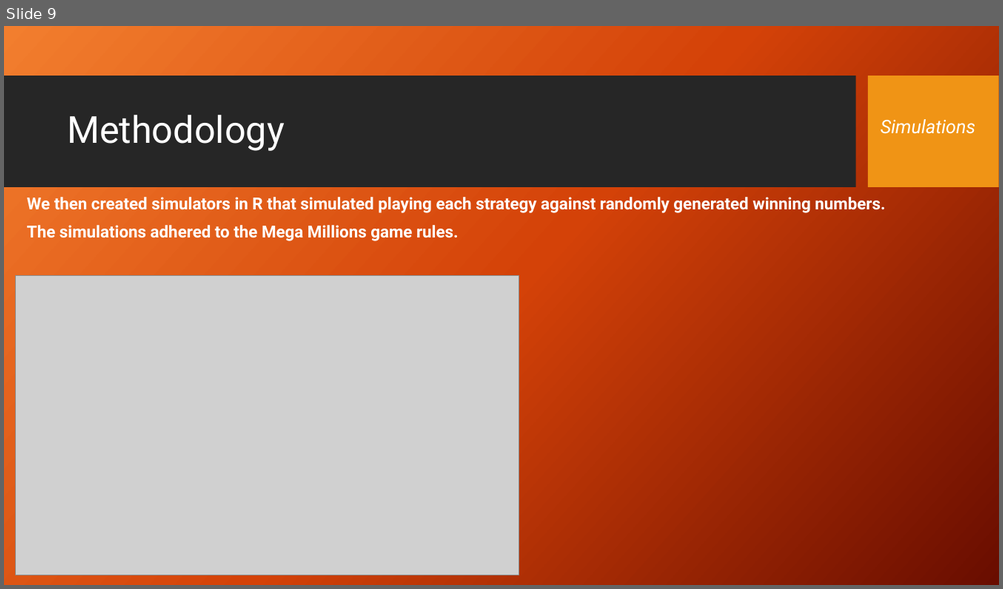
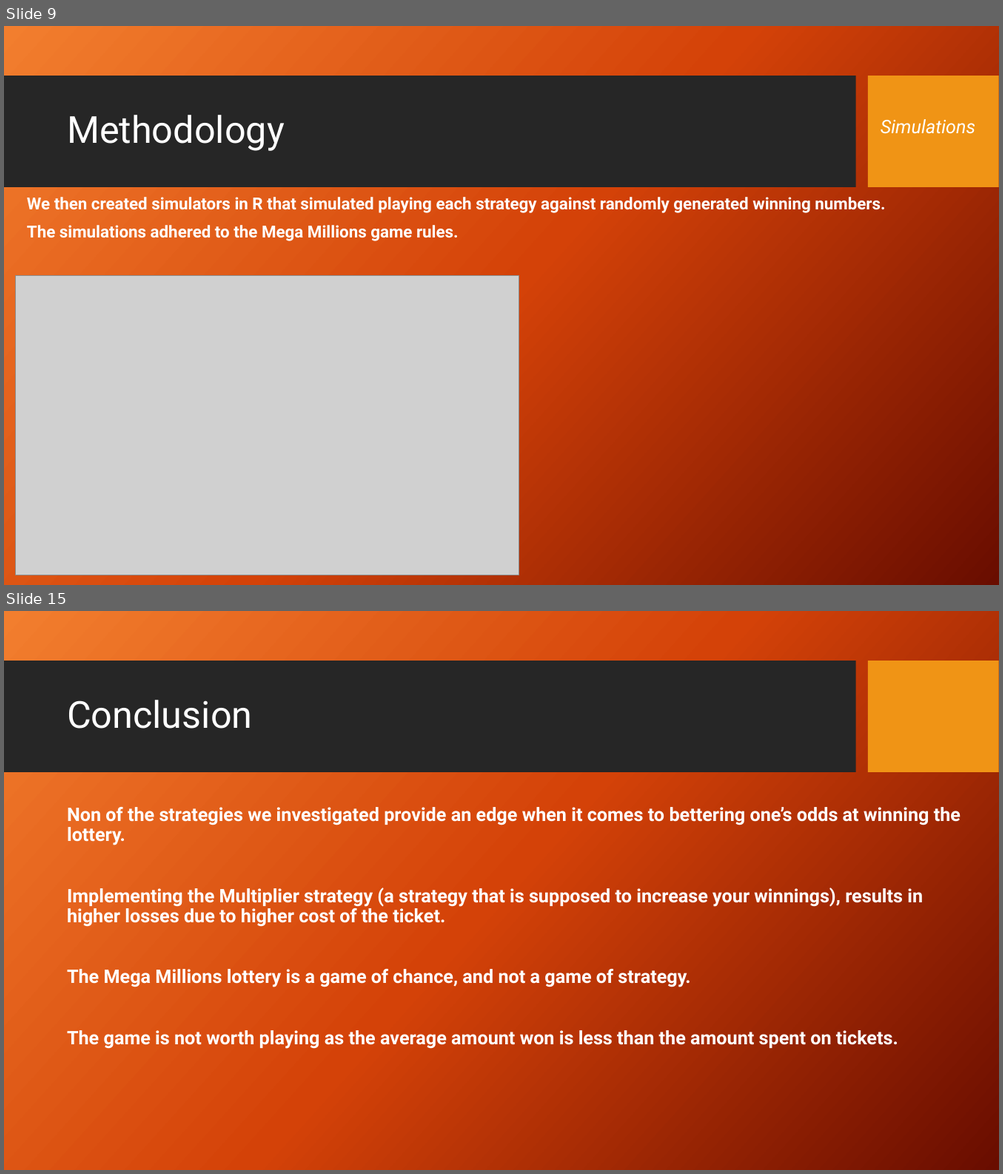
Before and after one commit to stephen-haslett/Data698ResearchProject, a slide deck: Presentation/StephenHaslett-Data698CapstoneProjectPresentation.pptx. Shown one above the other, each under a label of ours: slide 9 before the commit, slides 9 and 15 after it; the slides between them are not shown. The pictures are 1003x589 and 1003x1174 pixels, drawn with LibreOffice and Linux fonts; fonts in the diff are those of the drawing; grey boxes stand for pictures; background and template pictures are left out. Boxes give left, top, right and bottom in pixels: in the first picture for what was removed or moved away, otherwise in the second. Text is boxed around its words. In the diff, an @@ line names an element or a change of style, - is before the commit and + after.

```diff
--- a/Presentation/StephenHaslett-Data698CapstoneProjectPresentation.pptx
+++ b/Presentation/StephenHaslett-Data698CapstoneProjectPresentation.pptx
@@ slide 15 added at [4,611,999,1170], background picture (left out); not listed: 2 template elements that a slide beside it also shows @@
@@ title added at [67,700,252,729], 36 pt, text #FFFFFF @@
+Conclusion
@@ text added at [67,807,960,1049], 18 pt, text #FFFFFF, bold @@
+Non of the strategies we investigated provide an edge when it comes to bettering one’s odds at winning the lottery.
+Implementing the Multiplier strategy (a strategy that is supposed to increase your winnings), results in higher losses due to higher cost of the ticket.
+The Mega Millions lottery is a game of chance, and not a game of strategy.
+The game is not worth playing as the average amount won is less than the amount spent on tickets.
```
Also in this commit, not shown: 7 slides changed, 4 other slides added, 1 slide removed.
